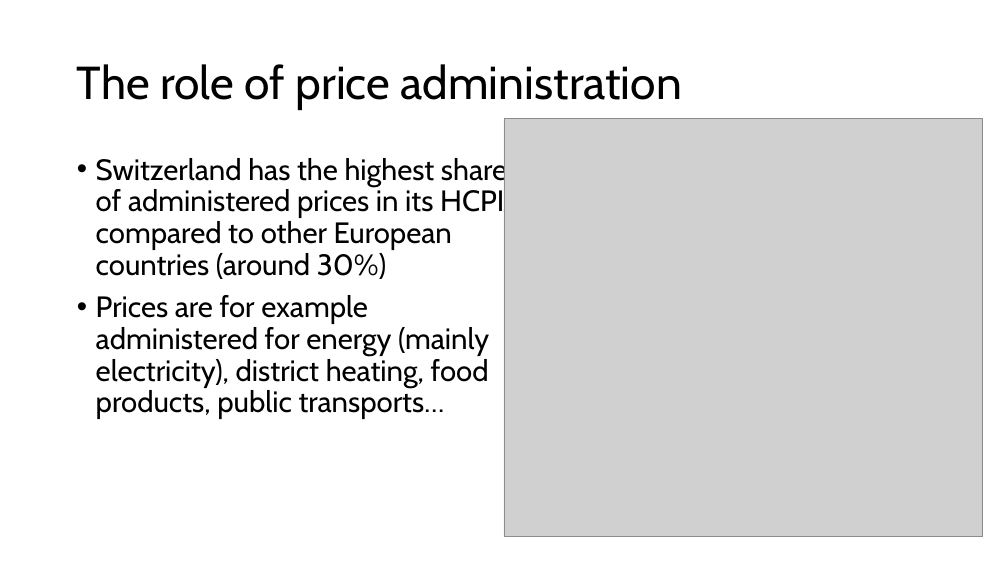
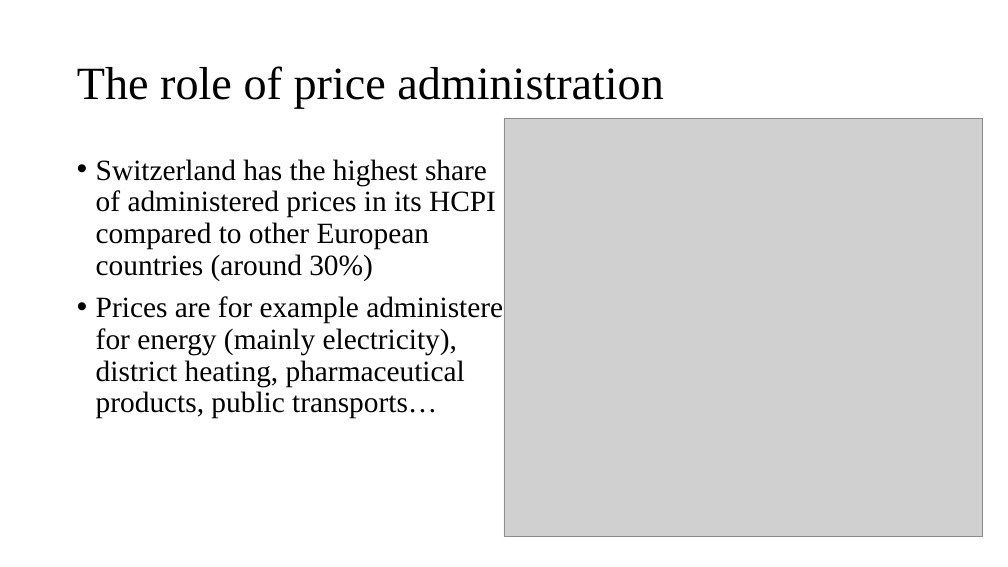
Before and after one commit to Jeylal/celalguney, a slide deck: slide 4 of posts/inflation suisse/presentation_eaepe.pptx. Drawn at 1008x567 pixels with LibreOffice and Linux fonts; fonts in the diff are those of the drawing; grey boxes stand for pictures. Boxes give left, top, right and bottom in pixels: in the first picture for what was removed or moved away, otherwise in the second. Text is boxed around its words. In the diff, an @@ line names an element or a change of style, - is before the commit and + after.

```diff
--- a/posts/inflation suisse/presentation_eaepe.pptx
+++ b/posts/inflation suisse/presentation_eaepe.pptx
@@ title "The role of price administration" at (77,66,664,109): font Cabin to Times New Roman @@
@@ text at (96,159,496,281): font Cabin to Times New Roman in "Switzerland has the highest share of administered ..." @@
@@ text at (96,294,518,419): text changed; font Cabin to Times New Roman @@
-• Prices are for example administered for energy (mainly electricity), district heating, food products, public transports…
+• Prices are for example administered for energy (mainly electricity), district heating, pharmaceutical products, public transports…
```
Also in this commit, not shown: 11 other slides changed, 5 other files.
